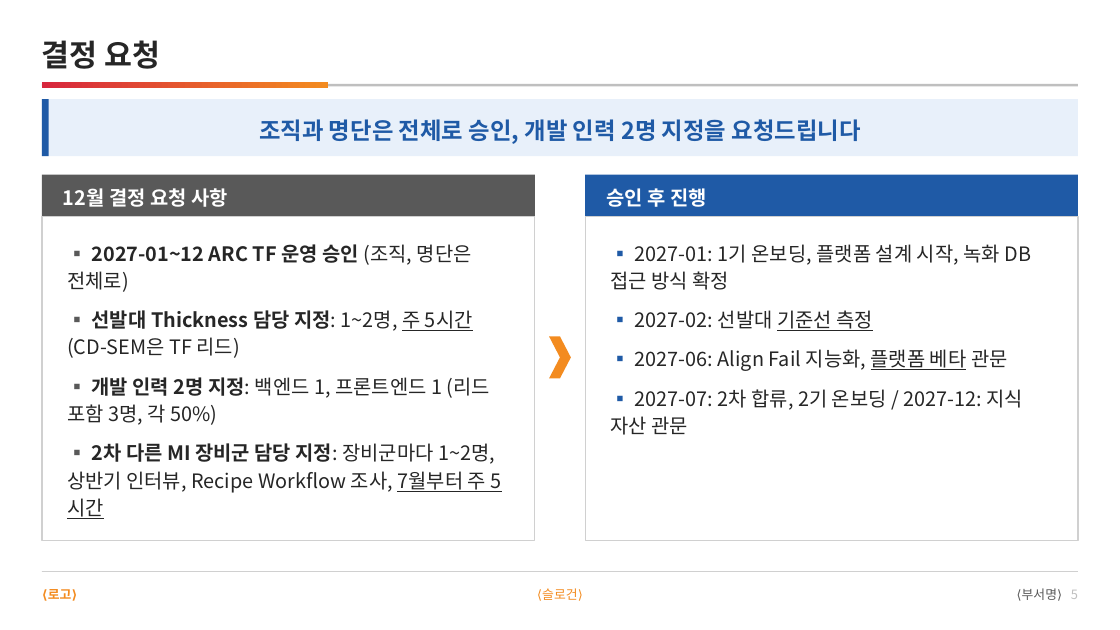
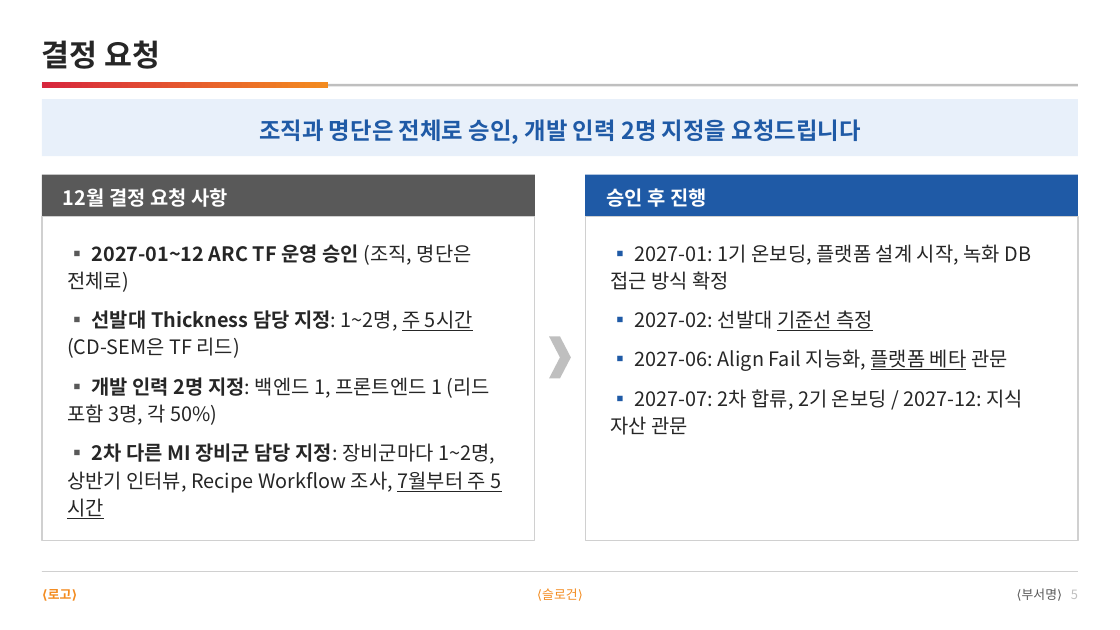
Before and after one commit to DarrenKoi/pm_notes, a slide deck: slide 5 of my-task/arc-tf/deliverables/arc-tf-exec-summary.pptx. Drawn at 1120x630 pixels with LibreOffice and Linux fonts; fonts in the diff are those of the drawing. Boxes give left, top, right and bottom in pixels: in the first picture for what was removed or moved away, otherwise in the second. Text is boxed around its words. In the diff, an @@ line names an element or a change of style, - is before the commit and + after.

```diff
--- a/my-task/arc-tf/deliverables/arc-tf-exec-summary.pptx
+++ b/my-task/arc-tf/deliverables/arc-tf-exec-summary.pptx
@@ rectangle removed at (x1=42, y1=99, x2=49, y2=156) @@
@@ chevron at (x1=549, y1=336, x2=571, y2=378): fill #F38B1F to #BFBFBF @@
```
Also in this commit, not shown: 3 other slides changed, 3 other files.
